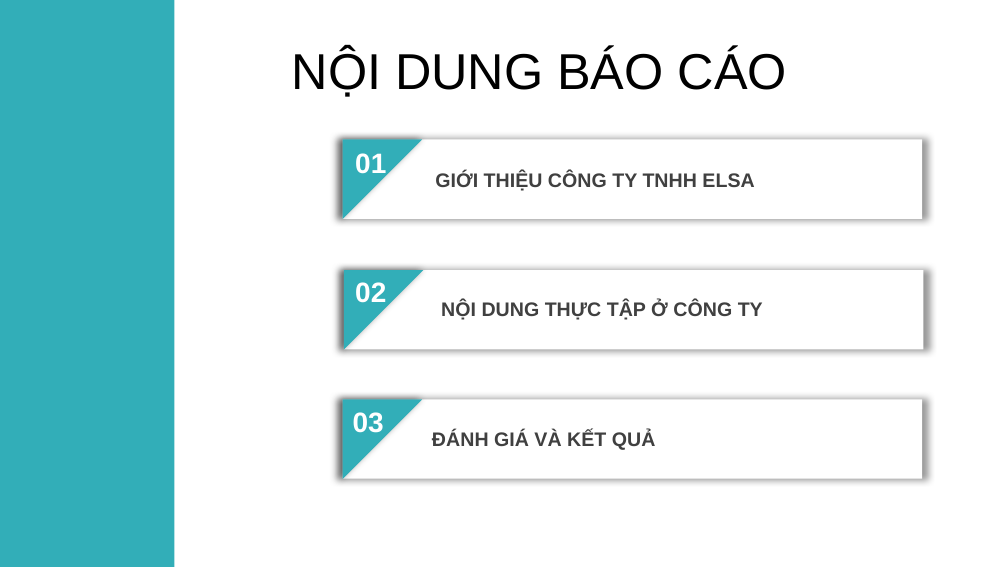
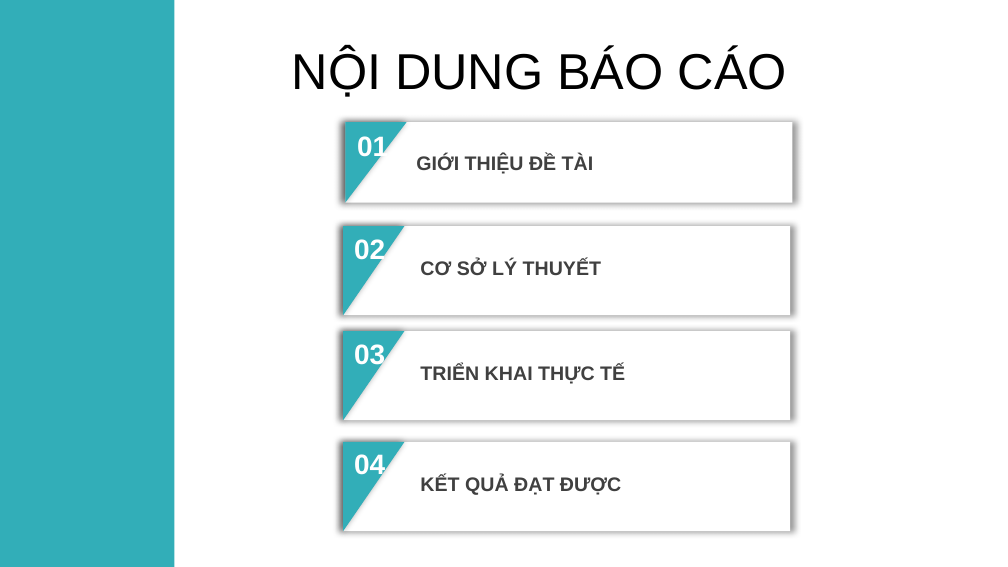
Before and after one commit to haanhvu010799/BaoCaoMonHoc, a slide deck: slide 2 of Đồ Án Chuyên Ngành/BAOCAOTHUCTAP.pptx. Drawn at 1008x567 pixels with LibreOffice and Linux fonts; fonts in the diff are those of the drawing; background and template pictures are left out. Boxes give left, top, right and bottom in pixels: in the first picture for what was removed or moved away, otherwise in the second. Text is boxed around its words. In the diff, an @@ line names an element or a change of style, - is before the commit and + after.

```diff
--- a/Đồ Án Chuyên Ngành/BAOCAOTHUCTAP.pptx
+++ b/Đồ Án Chuyên Ngành/BAOCAOTHUCTAP.pptx
@@ right triangle resized from (x1=343, y1=139, x2=422, y2=219) to (x1=345, y1=122, x2=407, y2=203) @@
@@ rectangle resized from (x1=343, y1=139, x2=922, y2=219) to (x1=346, y1=122, x2=793, y2=203) @@
@@ text "01" moved from (x1=355, y1=153, x2=386, y2=178) to (x1=357, y1=136, x2=388, y2=161) @@
@@ text at (x1=416, y1=155, x2=594, y2=174): text changed @@
-GIỚI THIỆU CÔNG TY TNHH ELSA
+GIỚI THIỆU ĐỀ TÀI
@@ right triangle resized from (x1=344, y1=270, x2=423, y2=350) to (x1=343, y1=226, x2=405, y2=315) @@
@@ rectangle resized from (x1=344, y1=270, x2=923, y2=350) to (x1=343, y1=226, x2=790, y2=314) @@
@@ text "02" rewrapped from (x1=355, y1=282, x2=386, y2=303) to (x1=354, y1=239, x2=385, y2=264) @@
@@ text at (x1=420, y1=260, x2=601, y2=275): text changed @@
-NỘI DUNG THỰC TẬP Ở CÔNG TY
+CƠ SỞ LÝ THUYẾT
@@ rectangle added at (x1=343, y1=332, x2=790, y2=420), fill #FFFFFF @@
@@ right triangle added at (x1=343, y1=331, x2=405, y2=420), fill #32AEB8 @@
@@ text "03" rewrapped from (x1=353, y1=412, x2=384, y2=433) to (x1=354, y1=344, x2=385, y2=369) @@
@@ text added at (x1=420, y1=365, x2=625, y2=384), 14 pt, text #404040, bold @@
+TRIỂN KHAI THỰC TẾ
@@ right triangle resized from (x1=343, y1=399, x2=422, y2=479) to (x1=343, y1=442, x2=405, y2=531) @@
@@ rectangle resized from (x1=343, y1=399, x2=922, y2=479) to (x1=343, y1=443, x2=790, y2=531) @@
@@ text removed at (x1=432, y1=431, x2=656, y2=450) @@
-ĐÁNH GIÁ VÀ KẾT QUẢ
@@ text added at (x1=354, y1=454, x2=385, y2=480), 20 pt, text #FFFFFF, bold @@
+04
@@ text added at (x1=420, y1=476, x2=621, y2=495), 14 pt, text #404040, bold @@
+KẾT QUẢ ĐẠT ĐƯỢC
```
Also in this commit, not shown: 2 slides added, 3 other files.
